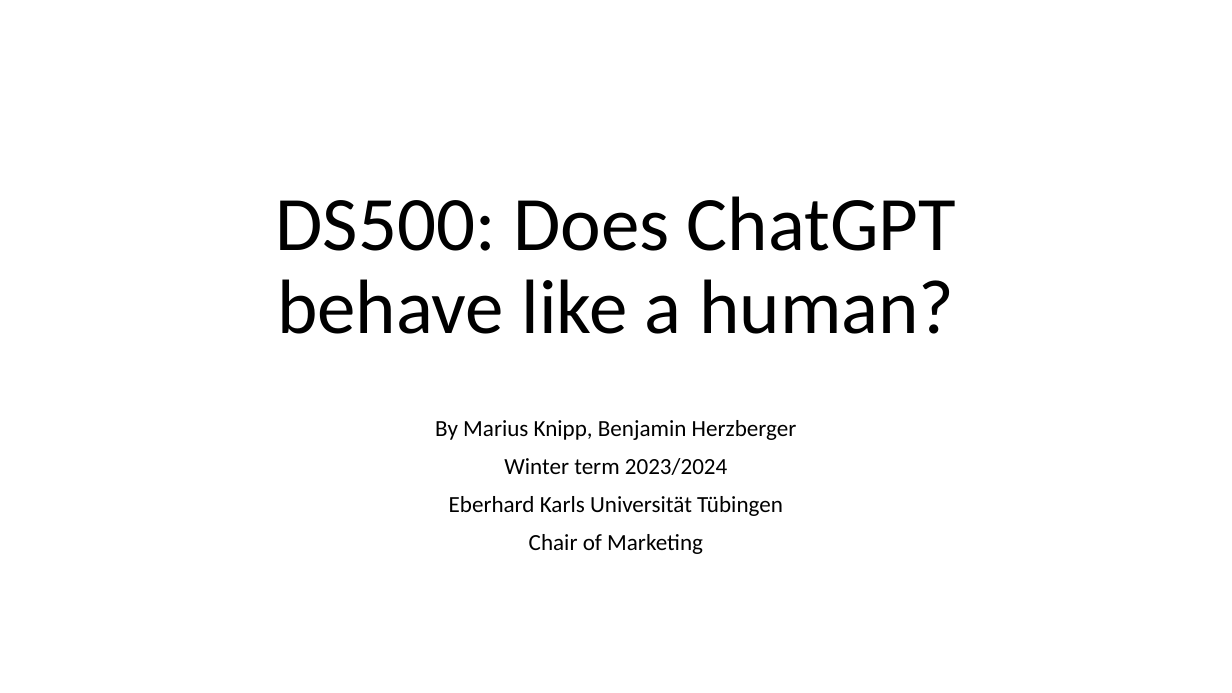
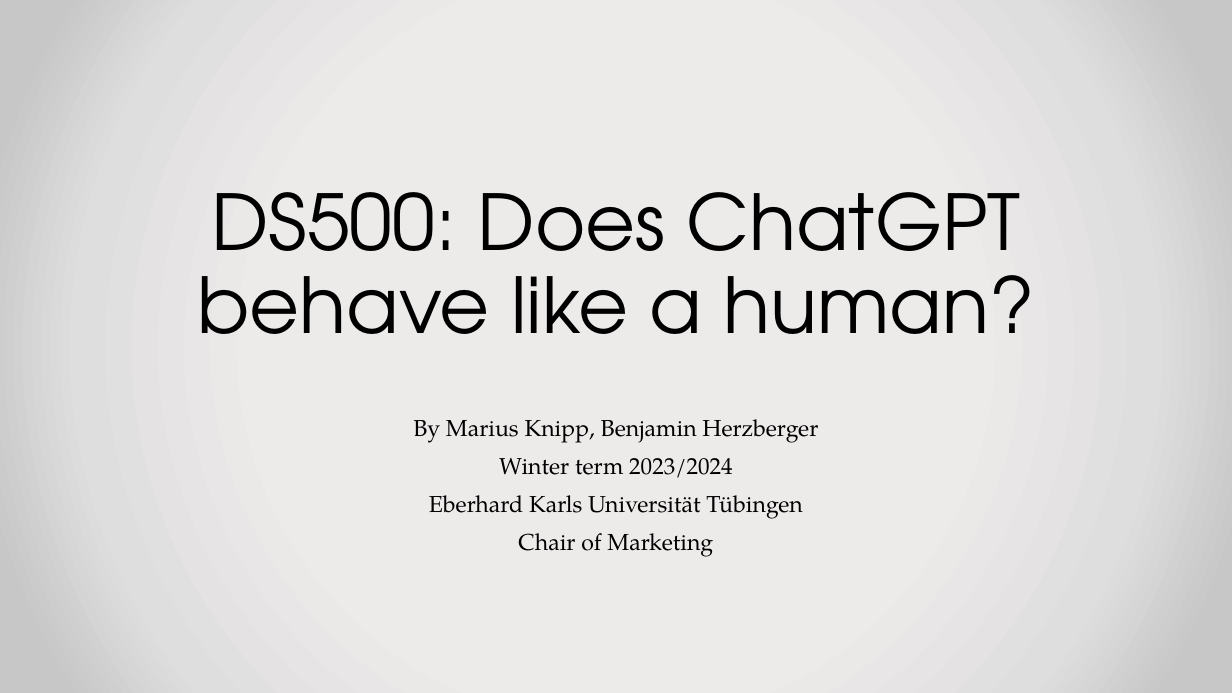
Before and after one commit to MariusDSPM/Data-Science-Project, a slide deck: slide 1 of ds500_interim_presentation.pptx. Drawn at 1232x693 pixels with LibreOffice and Linux fonts; fonts in the diff are those of the drawing. Boxes give left, top, right and bottom in pixels: in the first picture for what was removed or moved away, otherwise in the second. Text is boxed around its words. In the diff, an @@ line names an element or a change of style, - is before the commit and + after.

```diff
--- a/ds500_interim_presentation.pptx
+++ b/ds500_interim_presentation.pptx
@@ background #FFFFFF to gradient #EDEBEB to #E0DEDE to #C9C7C7 @@
@@ title "DS500: Does ChatGPT behave like ..." at box(197, 192, 1035, 334): font Calibri to TeX Gyre Adventor @@
@@ subtitle "By Marius Knipp, Benjamin Herzberger" at box(413, 419, 818, 557): font Calibri to TeX Gyre Pagella @@
```
Also in this commit, not shown: 3 other slides changed, 1 slide removed, 1 other file.
